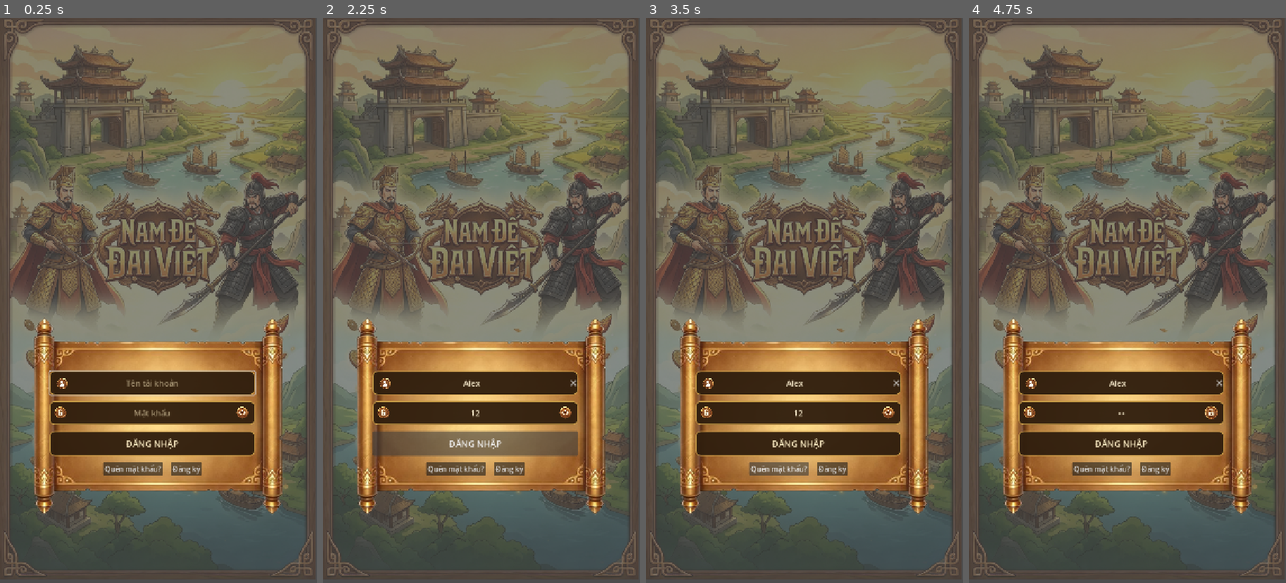
Above: before the commit, frames 1-4 (left to right).
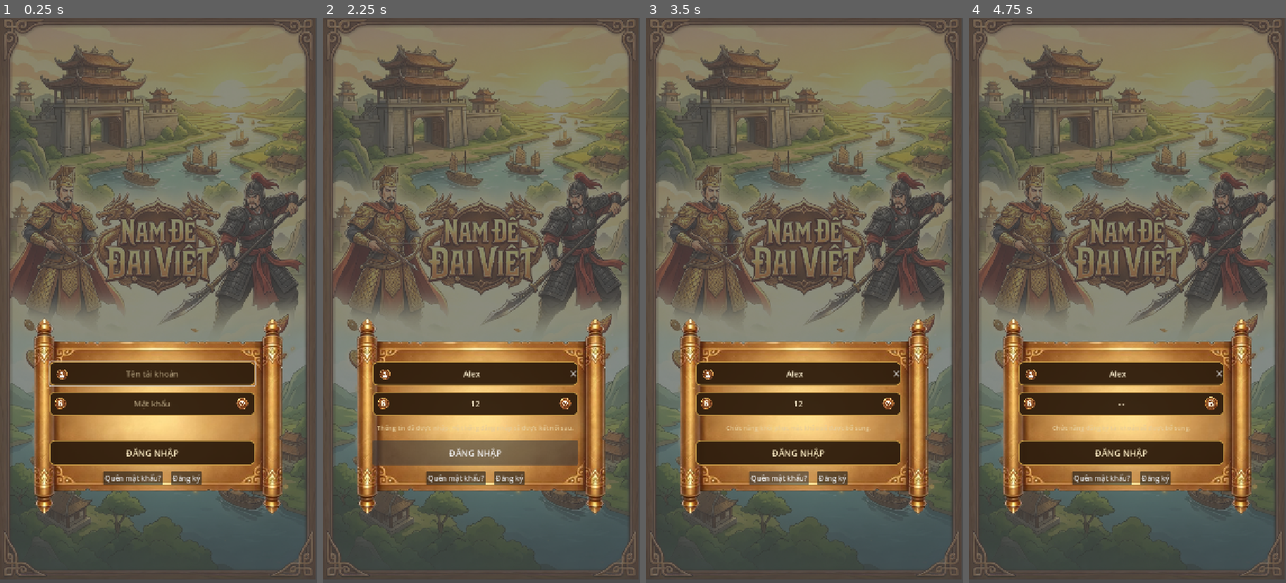
Above: after the commit, the same moments.

Repository: phanhuytung/nam-de-dai-viet
Game: Godot game, scene res://Scenes/Login/Login.tscn
Same seed, same stepped clock (60 frames per second), same inputs: the game is played once before the commit and once after it.
Inputs (mouse positions are in pixels of both pictures, inside the frame that each line leads up to; where the layout moved, square brackets give the same spot in the first picture):
- Up to frame 1 (0.25 s): no input
- Up to frame 2 (2.25 s): click (475, 385) at 0.52 s; type "Alex" at 0.6 s; click (475, 413) at 0.75 s; type "12" at 0.83 s; click (563, 402) [563, 413] at 1.25 s; click "ĐĂNG NHẬP" at 2 s
- Up to frame 3 (3.5 s): click "Quên mật khẩu?" at 2.75 s
- Up to frame 4 (4.75 s): click "Đăng ký" at 3.5 s; click (1209, 402) [1209, 413] at 4.25 s

The runs differ from the first frame. In frame 1, 8.1% of the frame differs, in the area x 15-81%, y 60-83%; in frame 2, 7.8%; in frame 3, 7.9%; in frame 4, 7.9%.
Error before the commit: Invalid assignment of property or key 'text' with value of type 'String' on a base object of type 'null instance'. (res://Scripts/Login/Login.gd:34)

Commit message:
Fix login scene status node and title

Diff:
--- a/Scenes/Login/Login.tscn
+++ b/Scenes/Login/Login.tscn
@@ -184,6 +184,15 @@
 ignore_texture_size = true
 stretch_mode = 5
 
+[node name="Status" type="Label" parent="Background/CenterPanel/Content"]
+custom_minimum_size = Vector2(0, 28)
+layout_mode = 2
+theme_override_colors/font_color = Color(0.9, 0.8, 0.6, 1)
+theme_override_font_sizes/font_size = 14
+text = ""
+horizontal_alignment = 1
+vertical_alignment = 1
+
 [node name="LoginButton" type="Button" parent="Background/CenterPanel/Content" unique_id=689596382]
 custom_minimum_size = Vector2(0, 56)
 layout_mode = 2
